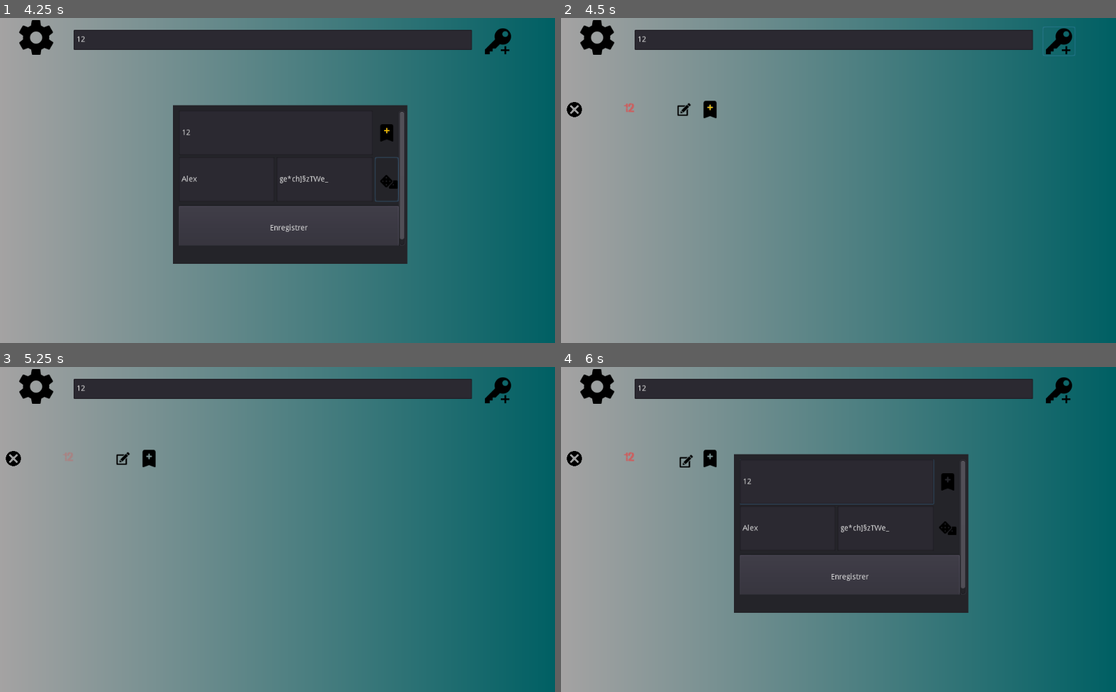
Above: before the commit, frames 1-4 (two rows, left to right).
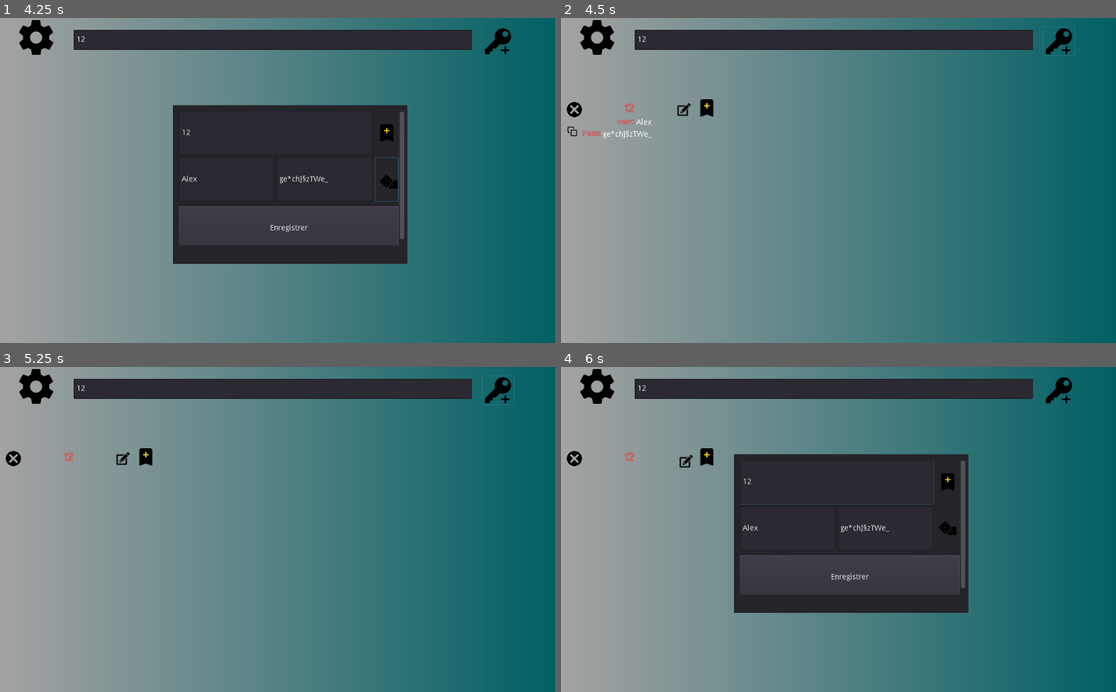
Above: after the commit, the same moments.

Repository: Epelle/SecretsFromAshes
Game: Godot game, scene res://Scenes/Main/Main.tscn
Same seed, same stepped clock (60 frames per second), same inputs: the game is played once before the commit and once after it.
Inputs (mouse positions are in pixels of both pictures, inside the frame that each line leads up to):
- Up to frame 1 (4.25 s): click (271, 40) at 0.52 s; type "12" at 0.6 s; click (499, 40) at 1.25 s; click (277, 131) at 2.02 s; type "12" at 2.1 s; click (227, 180) at 2.25 s; type "Alex" at 2.33 s; click (321, 180) at 2.48 s; type "12" at 2.57 s; click (388, 131) at 2.75 s; click (388, 180) at 3.5 s
- Up to frame 2 (4.5 s): click "Enregistrer" at 4.25 s
- Up to frame 3 (5.25 s): click (149, 458) at 5.02 s
- Up to frame 4 (6 s): click (683, 458) at 5.75 s

Frame 1 is identical in both runs. In frame 2, 0.3% of the frame differs, in the area x 1-29%, y 25-37%; in frame 3, 0.1%; in frame 4, 0.1%.

Commit message:
Modif ergonomique de l'UI des entrées

Diff:
--- a/Scenes/Entry/Entry.gd
+++ b/Scenes/Entry/Entry.gd
@@ -7,9 +7,9 @@
 #Hydrate l'UI de l'entrée avec ses informations
 func _hydrate(_data):
 	get_node("SiteContainer/LabelSite") .text = _data[ConstantsDefaultValueData.entry_key_website]
-	get_node("SiteContainer/FavIcon").icon = fav_on if _data[ConstantsDefaultValueData.entry_key_favorite] else fav_off
-	get_node("ScrollContainer/VBoxContainer/PseudoContainer/LabelPseudo").text = _data[ConstantsDefaultValueData.entry_key_pseudo]
-	get_node("ScrollContainer/VBoxContainer/PassContainer/LabelPass").text = _data[ConstantsDefaultValueData.entry_key_pass]
+	get_node("SiteContainer/FavIcon").texture = fav_on if _data[ConstantsDefaultValueData.entry_key_favorite] else fav_off
+	get_node("Scroll/ScrollContainer/VBoxContainer/PseudoContainer/LabelPseudo").text = _data[ConstantsDefaultValueData.entry_key_pseudo]
+	get_node("Scroll/ScrollContainer/VBoxContainer/PassContainer/LabelPass").text = _data[ConstantsDefaultValueData.entry_key_pass]
 	get_node("SiteContainer/ButtonDelete").connect("pressed",self,"_delete_entry",[_data[ConstantsDefaultValueData.entry_key_id]])
 	data = _data.duplicate()
 	pass
@@ -23,13 +23,13 @@
 ########################################## SIGNALS ########################################################################
 
 func _on_ButtonClipBoard_pressed():
-	OS.set_clipboard(get_node("ScrollContainer/VBoxContainer/PassContainer/LabelPass").text)
+	OS.set_clipboard(get_node("Scroll/ScrollContainer/VBoxContainer/PassContainer/LabelPass").text)
 	pass # Replace with function body.
 
 
 func _on_SiteContainer_gui_input(event):
 	if event is InputEventMouseButton and event.pressed:
-		get_node("ScrollContainer").visible = !get_node("ScrollContainer").visible
+		get_node("Scroll").visible = !get_node("Scroll").visible
 	pass # Replace with function body.
 
 
--- a/Scenes/Entry/Entry.tscn
+++ b/Scenes/Entry/Entry.tscn
@@ -79,76 +79,80 @@
 icon = ExtResource( 3 )
 flat = true
 
-[node name="FavIcon" type="Button" parent="SiteContainer"]
+[node name="FavIcon" type="TextureRect" parent="SiteContainer"]
 margin_left = 250.0
-margin_right = 294.0
+margin_right = 282.0
 margin_bottom = 38.0
 size_flags_horizontal = 0
-custom_styles/hover = ExtResource( 7 )
-icon = ExtResource( 2 )
-flat = true
+texture = ExtResource( 2 )
 
-[node name="ScrollContainer" type="ScrollContainer" parent="."]
-visible = false
+[node name="Scroll" type="Control" parent="."]
+margin_right = 40.0
+margin_bottom = 40.0
+
+[node name="ScrollContainer" type="ScrollContainer" parent="Scroll"]
 margin_left = 37.0
 margin_top = 34.0
 margin_right = 254.0
 margin_bottom = 240.0
 theme = SubResource( 7 )
 
-[node name="VBoxContainer" type="VBoxContainer" parent="ScrollContainer"]
-margin_right = 118.0
-margin_bottom = 60.0
+[node name="VBoxContainer" type="VBoxContainer" parent="Scroll/ScrollContainer"]
+margin_right = 37.0
+margin_bottom = 40.0
 __meta__ = {
 "_edit_use_anchors_": false
 }
 
-[node name="PseudoContainer" type="HBoxContainer" parent="ScrollContainer/VBoxContainer"]
-margin_right = 118.0
+[node name="PseudoContainer" type="HBoxContainer" parent="Scroll/ScrollContainer/VBoxContainer"]
+margin_left = 2.0
+margin_right = 37.0
 margin_bottom = 18.0
+size_flags_horizontal = 8
 
-[node name="Label" type="Label" parent="ScrollContainer/VBoxContainer/PseudoContainer"]
-margin_right = 51.0
+[node name="Label" type="Label" parent="Scroll/ScrollContainer/VBoxContainer/PseudoContainer"]
+margin_right = 31.0
 margin_bottom = 18.0
 custom_colors/font_color = Color( 0.796078, 0.384314, 0.384314, 1 )
 custom_fonts/font = SubResource( 2 )
-text = "Pseudo:"
+text = "user:"
 
-[node name="LabelPseudo" type="Label" parent="ScrollContainer/VBoxContainer/PseudoContainer"]
-margin_left = 55.0
+[node name="LabelPseudo" type="Label" parent="Scroll/ScrollContainer/VBoxContainer/PseudoContainer"]
+margin_left = 35.0
 margin_top = 2.0
-margin_right = 55.0
+margin_right = 35.0
 margin_bottom = 16.0
 __meta__ = {
 "_edit_use_anchors_": false
 }
 
-[node name="PassContainer" type="HBoxContainer" parent="ScrollContainer/VBoxContainer"]
+[node name="PassContainer" type="HBoxContainer" parent="Scroll/ScrollContainer/VBoxContainer"]
 margin_top = 22.0
-margin_right = 118.0
-margin_bottom = 60.0
+margin_right = 37.0
+margin_bottom = 40.0
 
-[node name="Label" type="Label" parent="ScrollContainer/VBoxContainer/PassContainer"]
-margin_top = 10.0
-margin_right = 66.0
-margin_bottom = 28.0
+[node name="Label" type="Label" parent="Scroll/ScrollContainer/VBoxContainer/PassContainer"]
+margin_right = 33.0
+margin_bottom = 18.0
 custom_colors/font_color = Color( 0.796078, 0.384314, 0.384314, 1 )
 custom_fonts/font = SubResource( 3 )
-text = "Password:"
+text = "Pass:"
 
-[node name="LabelPass" type="Label" parent="ScrollContainer/VBoxContainer/PassContainer"]
-margin_left = 70.0
-margin_top = 12.0
-margin_right = 70.0
-margin_bottom = 26.0
+[node name="LabelPass" type="Label" parent="Scroll/ScrollContainer/VBoxContainer/PassContainer"]
+margin_left = 37.0
+margin_top = 2.0
+margin_right = 37.0
+margin_bottom = 16.0
 __meta__ = {
 "_edit_use_anchors_": false
 }
 
-[node name="CopyButton" type="Button" parent="ScrollContainer/VBoxContainer/PassContainer"]
-margin_left = 74.0
-margin_right = 118.0
-margin_bottom = 38.0
+[node name="CopyButton" type="Button" parent="Scroll"]
+margin_left = 5.07033
+margin_top = 48.3027
+margin_right = 49.0703
+margin_bottom = 86.3027
+rect_scale = Vector2( 0.6, 0.6 )
 custom_colors/font_color_pressed = Color( 0.658824, 0.109804, 0.109804, 1 )
 custom_styles/pressed = SubResource( 5 )
 icon = ExtResource( 6 )
@@ -159,5 +163,4 @@
 [connection signal="pressed" from="SiteContainer/ButtonDelete" to="." method="_on_ButtonDelete_pressed"]
 [connection signal="mouse_entered" from="SiteContainer/LabelSite" to="SiteContainer/LabelSite" method="_on_LabelSite_mouse_entered"]
 [connection signal="mouse_exited" from="SiteContainer/LabelSite" to="SiteContainer/LabelSite" method="_on_LabelSite_mouse_exited"]
-[connection signal="pressed" from="SiteContainer/FavIcon" to="." method="_on_FavIcon_pressed"]
-[connection signal="pressed" from="ScrollContainer/VBoxContainer/PassContainer/CopyButton" to="." method="_on_ButtonClipBoard_pressed"]
+[connection signal="pressed" from="Scroll/CopyButton" to="." method="_on_ButtonClipBoard_pressed"]
